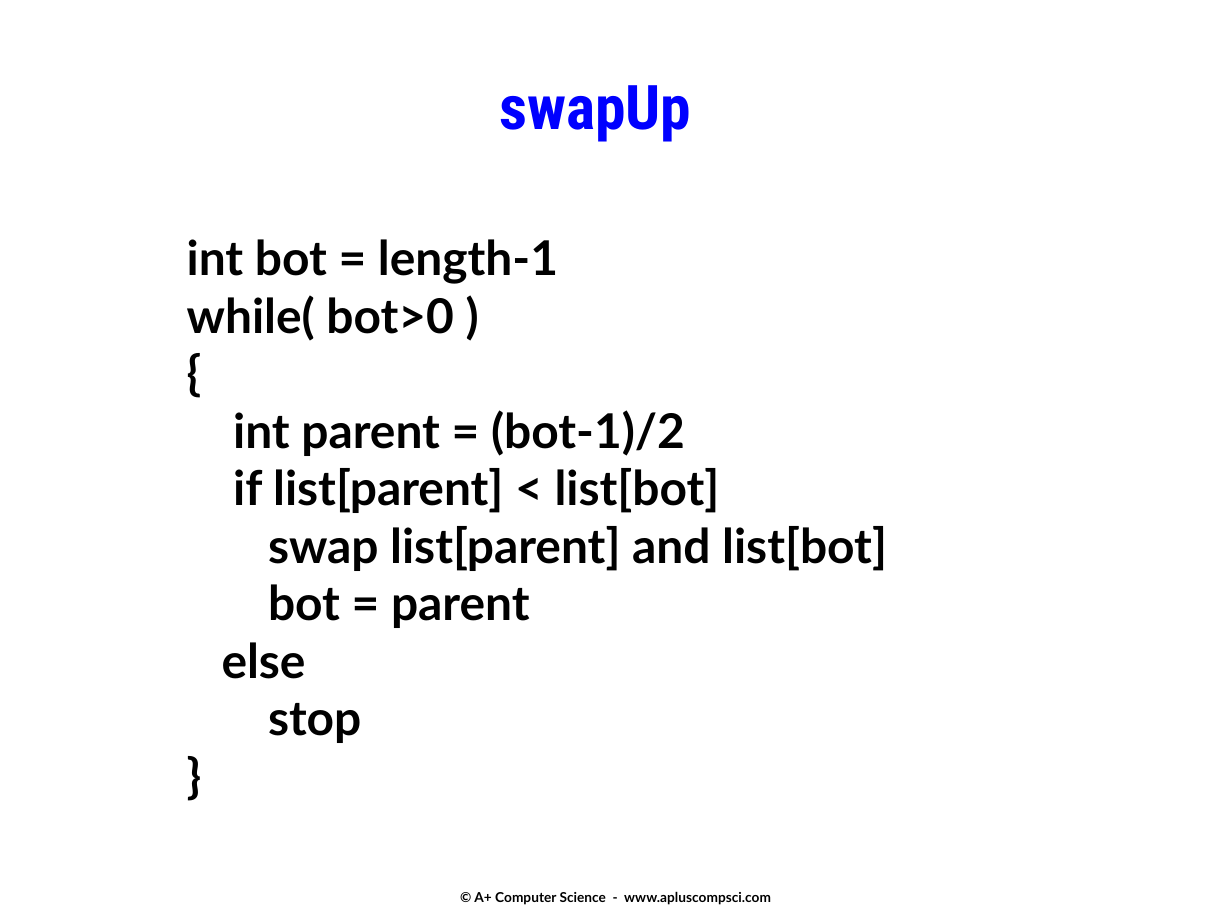
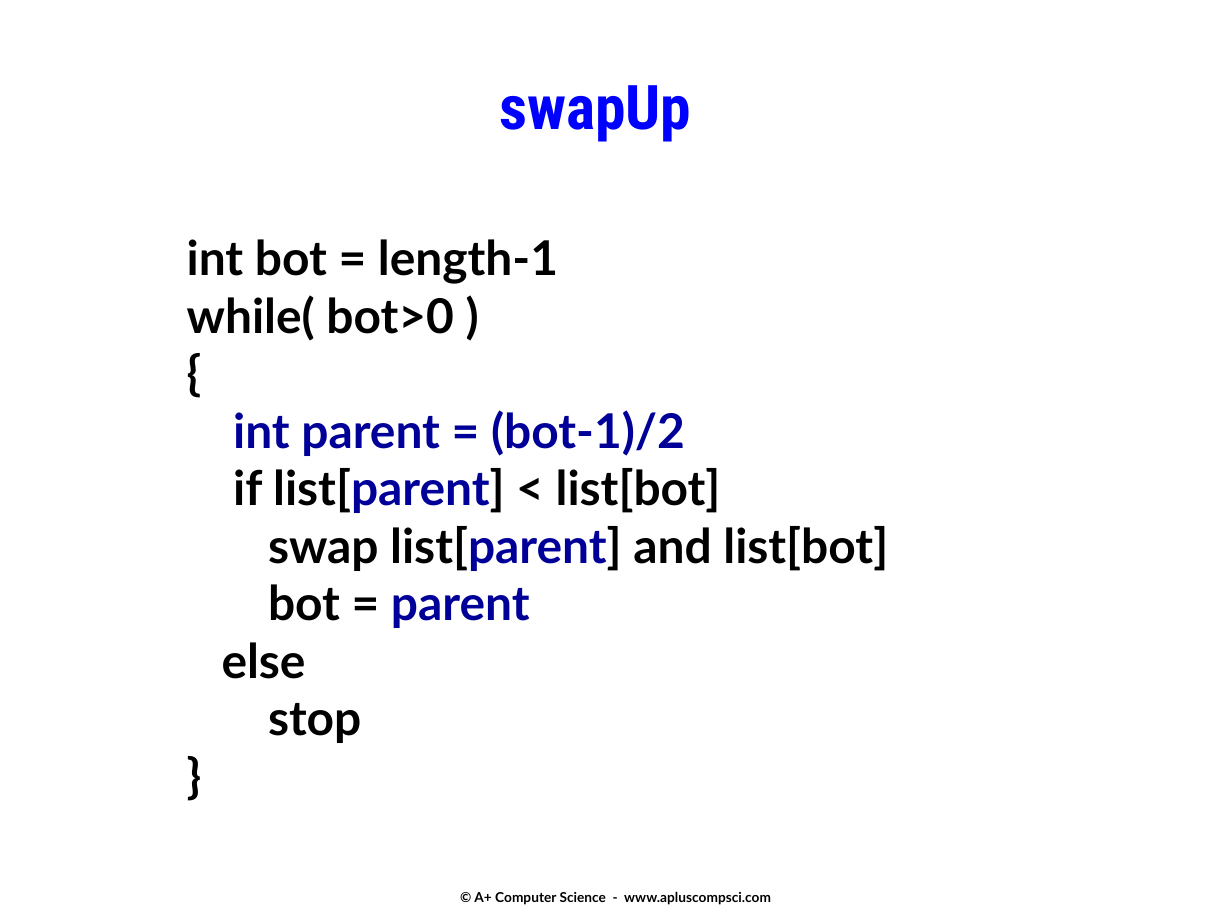
Before and after one commit to Cy-FairCS/cs3, a slide deck: slide 21 of u08c_heaps/notes/_a.heaps.pptx (slide 20 before the commit). Drawn at 1232x924 pixels with LibreOffice and Linux fonts; fonts in the diff are those of the drawing. Boxes give left, top, right and bottom in pixels: in the first picture for what was removed or moved away, otherwise in the second. Text is boxed around its words. In the diff, an @@ line names an element or a change of style, - is before the commit and + after.

```diff
--- a/u08c_heaps/notes/_a.heaps.pptx
+++ b/u08c_heaps/notes/_a.heaps.pptx
@@ text at [233,410,888,628]: text colour #000000 to #000099 in "int parent = (bot-1)/2", "list[parent]", "list[parent]", "parent" @@
```
Also in this commit, not shown: 3 other slides changed, 2 slides added.
